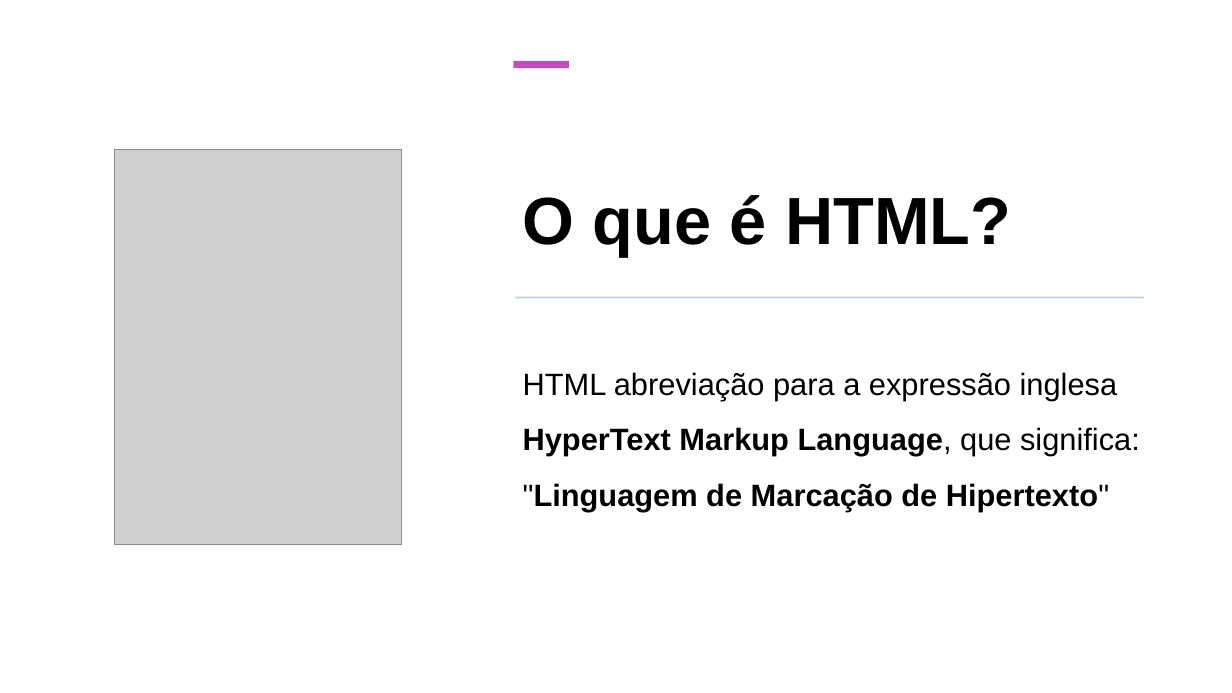
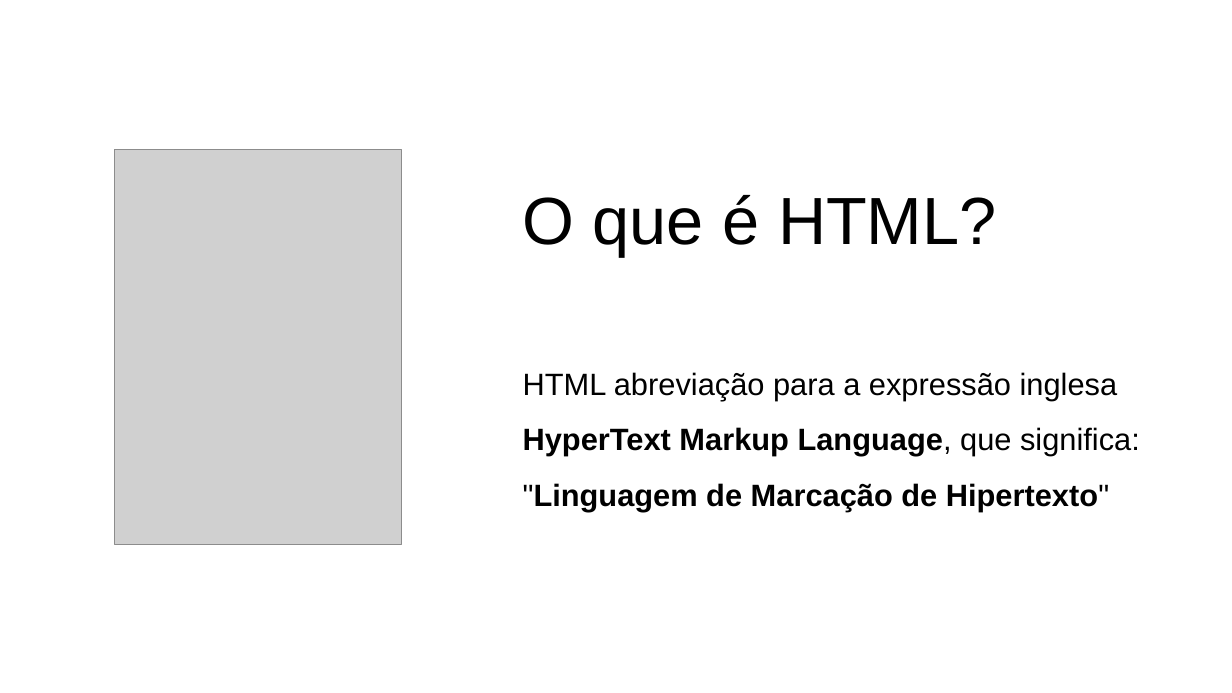
Before and after one commit to George-Luis-Costa/Introducao_Web_Mobile, a slide deck: slide 7 of Introdução_Web_Mobile_ok.pptx (slide 4 before the commit). Drawn at 1232x693 pixels with LibreOffice and Linux fonts; fonts in the diff are those of the drawing; grey boxes stand for pictures. Boxes give left, top, right and bottom in pixels: in the first picture for what was removed or moved away, otherwise in the second. Text is boxed around its words. In the diff, an @@ line names an element or a change of style, - is before the commit and + after.

```diff
--- a/Introdução_Web_Mobile_ok.pptx
+++ b/Introdução_Web_Mobile_ok.pptx
@@ rectangle removed at [514,61,569,68] @@
@@ title "O que é HTML?" at [523,195,997,256]: bold off @@
@@ rectangle removed at [516,297,1144,299] @@
```
Also in this commit, not shown: 9 other slides changed, 5 slides added.
